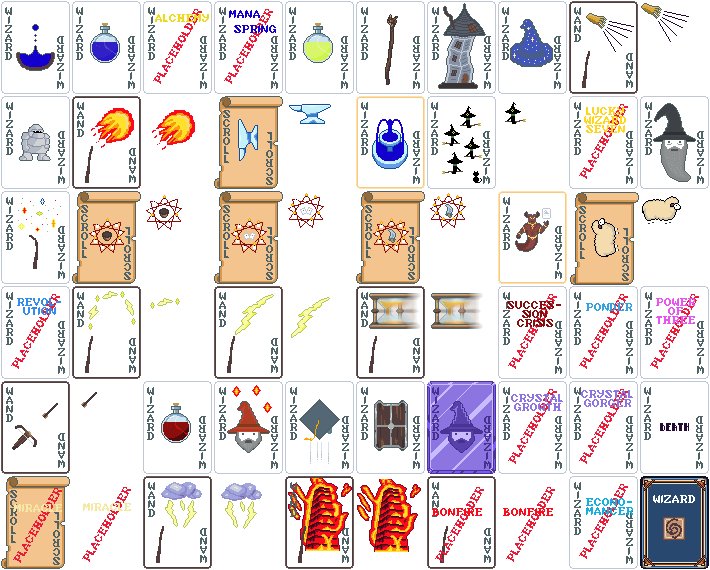
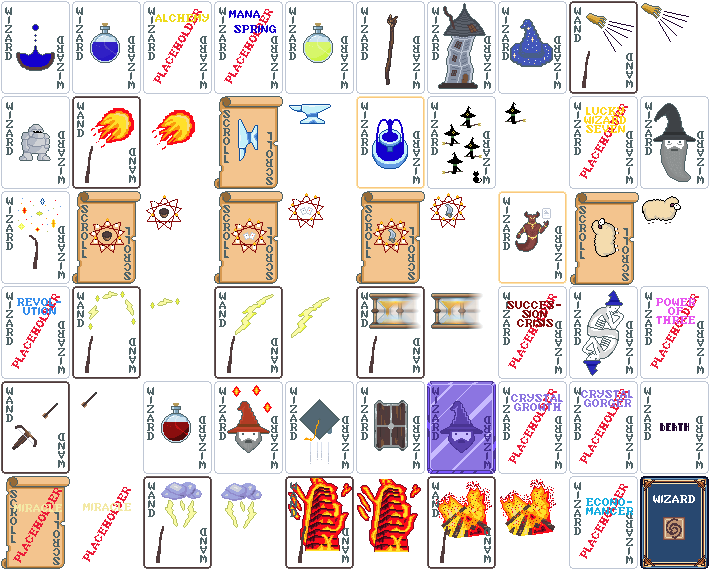
Comparing the layer stacks of the two 710 x 570 images. Changes:
renamed "BONFIRE #1" to "Bonfire art copy", painted on it over [500, 479, 556, 536]
removed layer "Placeholder #15" from group "Bonfire spell" over [506, 487, 555, 562]
renamed "BONFIRE" to "Bonfire art", moved it above "WoD card back #8", painted on it over [432, 481, 492, 538]
removed layer "Placeholder #16" from group "Wand of Bonfire" over [435, 487, 484, 562]
added group "Ponder" with 5 layers over [579, 290, 632, 376]
added layer "Ponder art" in group "Ponder" over [587, 290, 624, 333]
added layer "Ponder art copy" in group "Ponder" over [582, 333, 619, 376]
renamed "Placeholder Ponder" to "Ponder card back", moved it into group "Ponder", painted on it over [579, 290, 632, 376]
